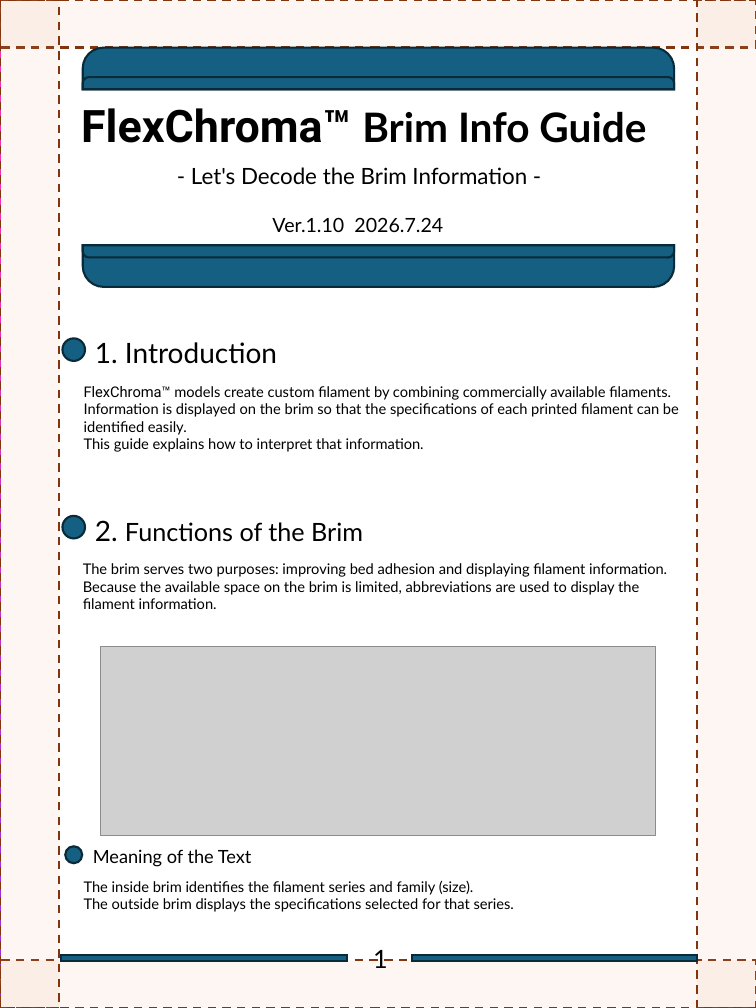
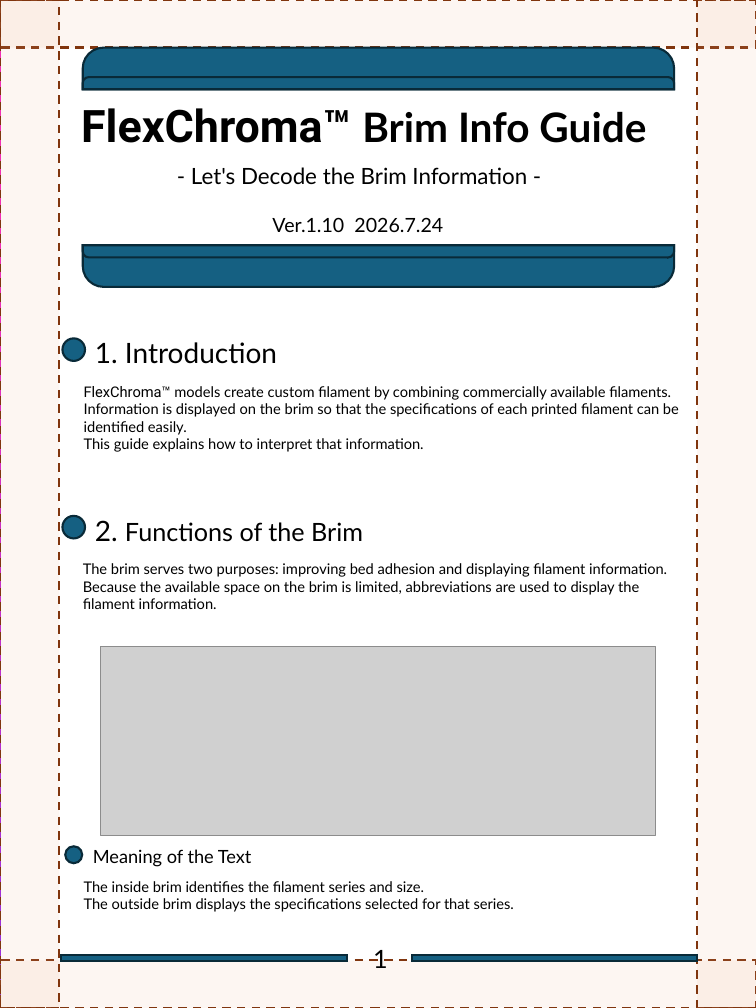
Before and after one commit to FlexChromaHQ/FlexChroma, a slide deck: slide 2 of Documents/Original/FlexChroam_Brim_Information_Guide-EN.pptx. Drawn at 756x1008 pixels with LibreOffice and Linux fonts; fonts in the diff are those of the drawing; grey boxes stand for pictures. Boxes give left, top, right and bottom in pixels: in the first picture for what was removed or moved away, otherwise in the second. Text is boxed around its words. In the diff, an @@ line names an element or a change of style, - is before the commit and + after.

Commit message:
brim guide

```diff
--- a/Documents/Original/FlexChroam_Brim_Information_Guide-EN.pptx
+++ b/Documents/Original/FlexChroam_Brim_Information_Guide-EN.pptx
@@ text at [84,881,424,892]: text changed @@
-The inside brim identifies the filament series and family (size).
+The inside brim identifies the filament series and size.
```
Also in this commit, not shown: 1 other slide changed, 4 other files.
